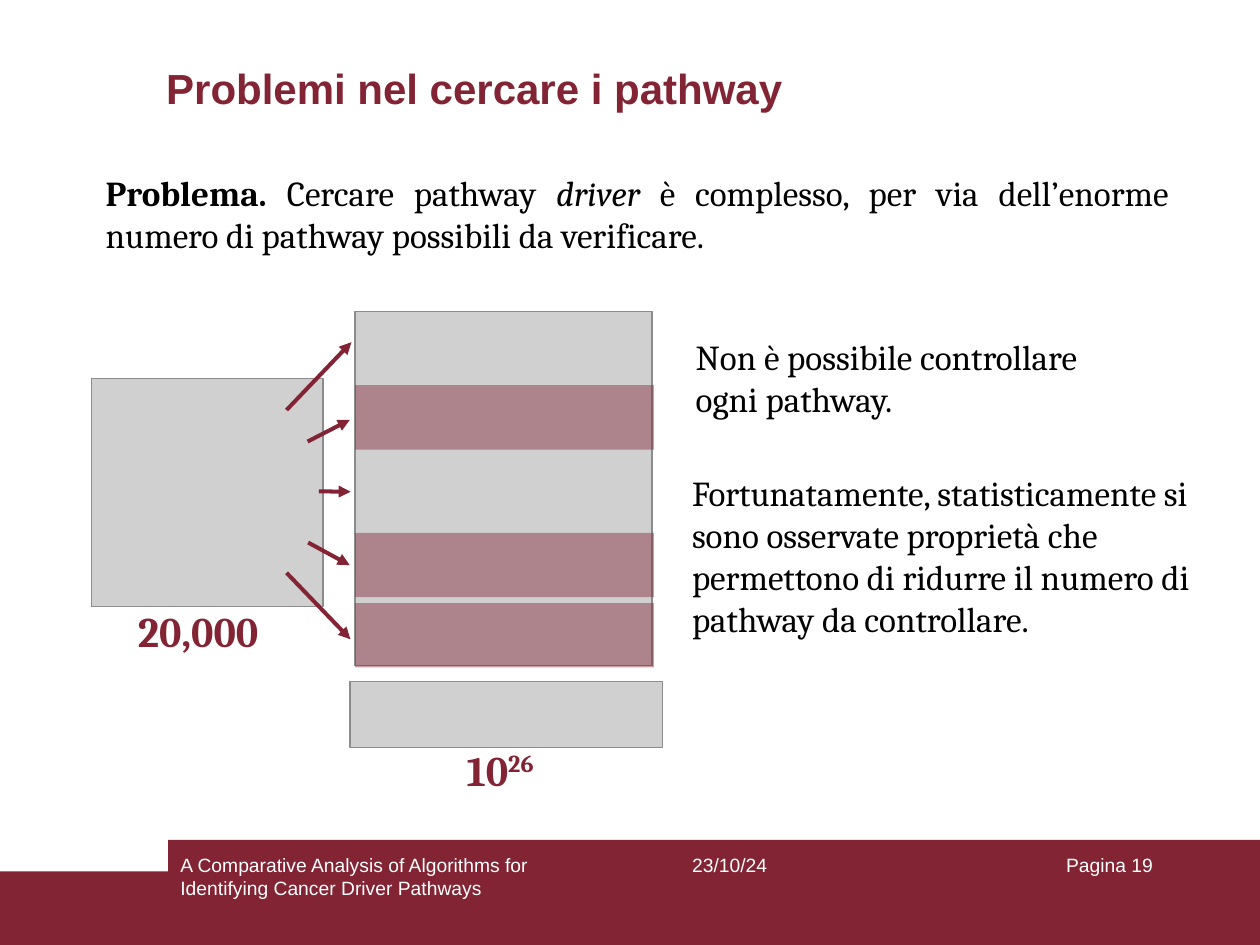
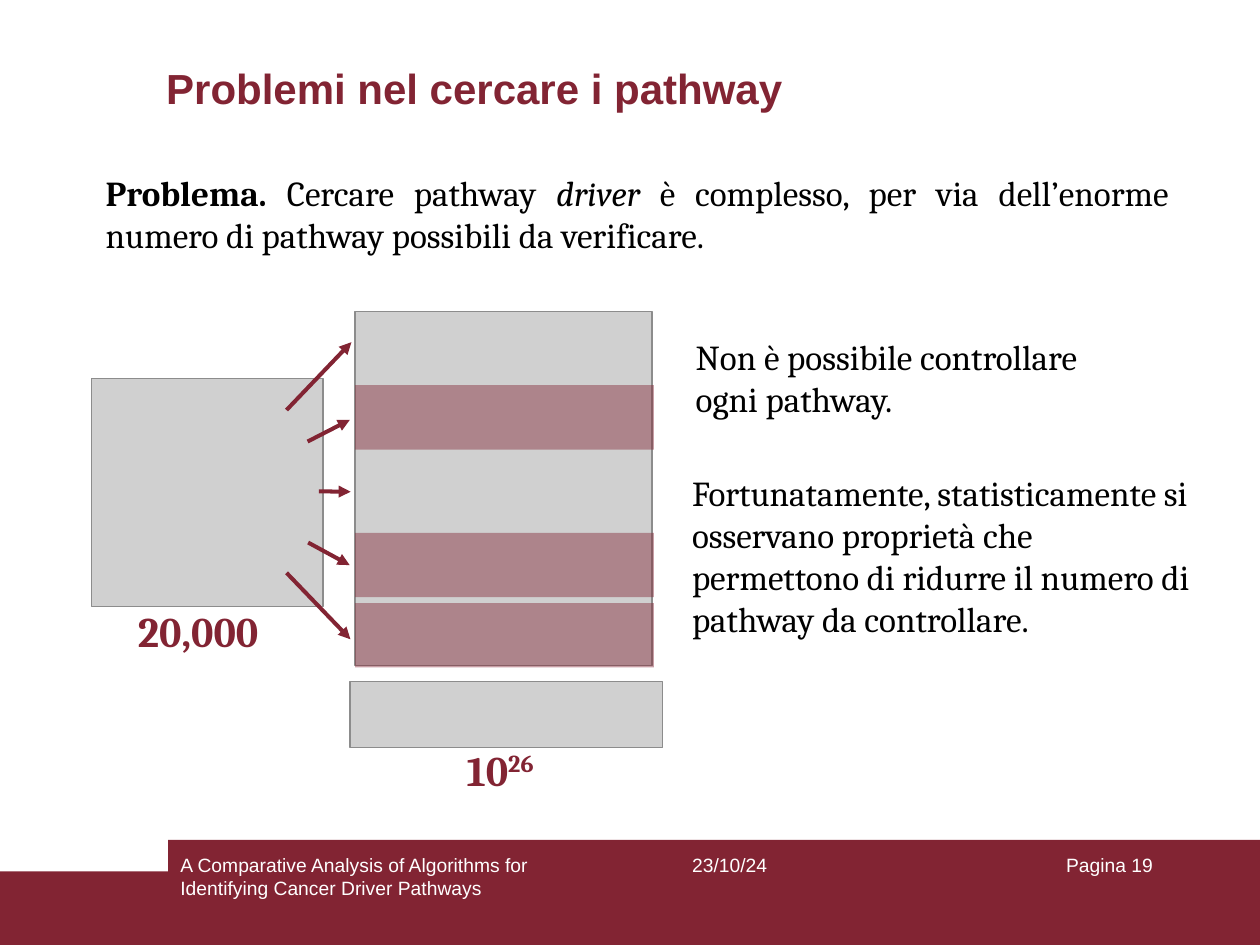
Before and after one commit to aflaag/bsc-thesis, a slide deck: slide 19 of presentation/slides.odp. Drawn at 1260x945 pixels with LibreOffice and Linux fonts; fonts in the diff are those of the drawing; grey boxes stand for pictures. Boxes give left, top, right and bottom in pixels: in the first picture for what was removed or moved away, otherwise in the second. Text is boxed around its words. In the diff, an @@ line names an element or a change of style, - is before the commit and + after.

```diff
--- a/presentation/slides.odp
+++ b/presentation/slides.odp
@@ text at [692,482,1189,640]: text changed @@
-Fortunatamente, statisticamente si sono osservate proprietà che permettono di ridurre il numero di pathway da controllare.
+Fortunatamente, statisticamente si osservano proprietà che permettono di ridurre il numero di pathway da controllare.
```
Also in this commit, not shown: 3 other slides changed, 1 other file.
